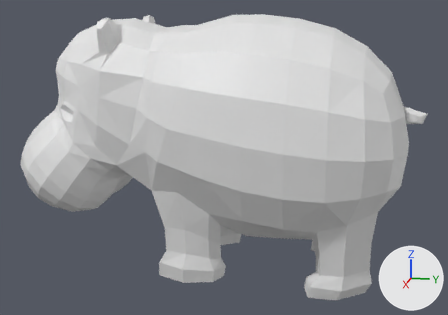
The Blender file hipo.blend as it was, and as the next commit left it.
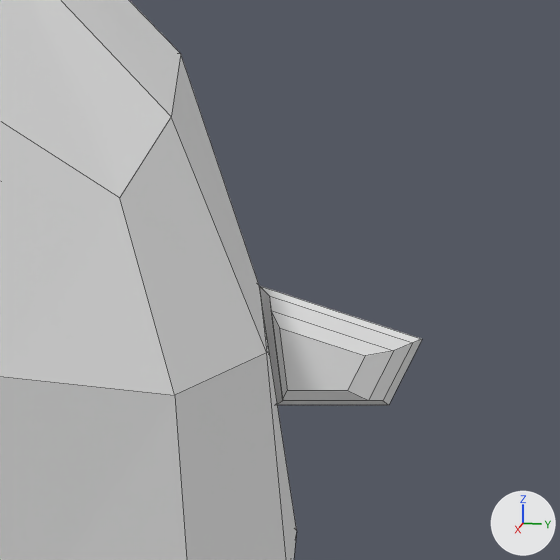
Each version is shown whole from a camera (50 mm lens) standing at (14.3, 3.13, 3.06) and looking at (0.04, 0.28, -0.5), then close up on the part from 82% to 100% of the width and 20% to 47% of the height. Lighting does not change. The marker at lower right points along +X, +Y and +Z. The close-ups show mesh edges as thin lines.
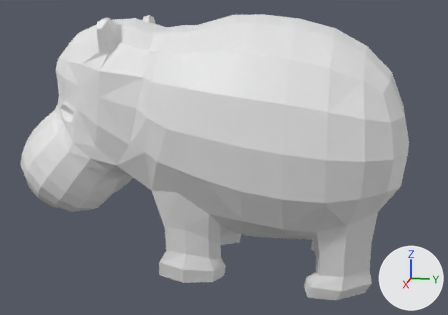
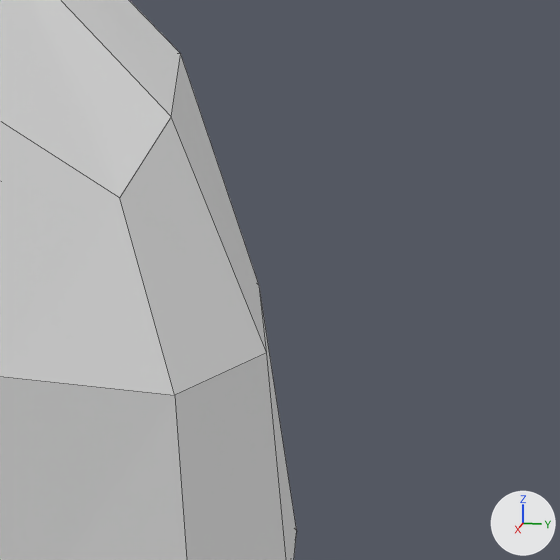
Commit message: Sculpt Mode tool works now

Changed parts and their boxes (x1, y1, x2, y2) in the close-ups (560 x 560 px):
'Cube', reshaped, modifiers changed
    before: (0, 0, 422, 560)
    after: (0, 0, 297, 560)
part 1 of me_cube_001, built on
    before: (259, 286, 422, 405)

What changed in the scene script:
```text
Change me_cube_001:
    used by ob_cube; location = (0.0, 0.0, 0.022)
    remove me_cube_001.from_pydata(...)  # 305 vertices, 277 faces, 2 loose edges; spans x 0.0..2.64, y -4.7..4.89, z -3.26..2.83
    add me_cube_001.from_pydata(...)  # 531 vertices, 528 faces, 4 loose edges; spans x -2.64..2.64, y -4.7..4.54, z -3.26..2.83
    me_cube_001 part 1
    14 vertices are removed from x 0.0..0.07, y 4.4..4.89, z 0.44..0.77
    13 faces are deleted
    1 vertex moves from x 0.02, y 4.39, z 0.81 to x -1.08, y 4.31, z 0.8
    240 vertices are added at x -2.64..-0.45, y -4.62..4.42, z -3.26..2.78
    2 loose edges are added
    264 new faces join them
Change ob_cube:
    remove _m = ob_cube.modifiers.new('Mirror', 'MIRROR')
```
